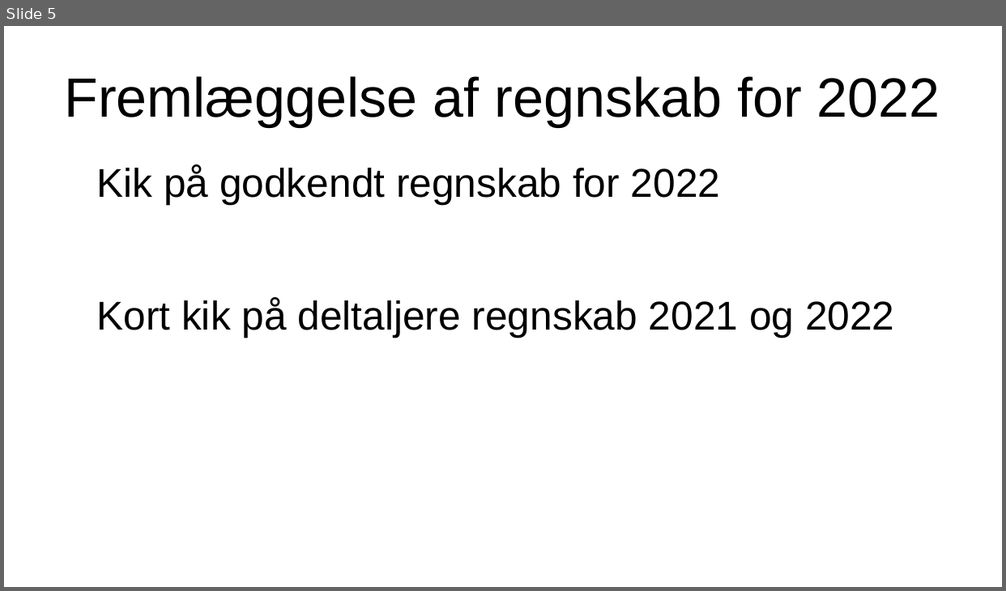
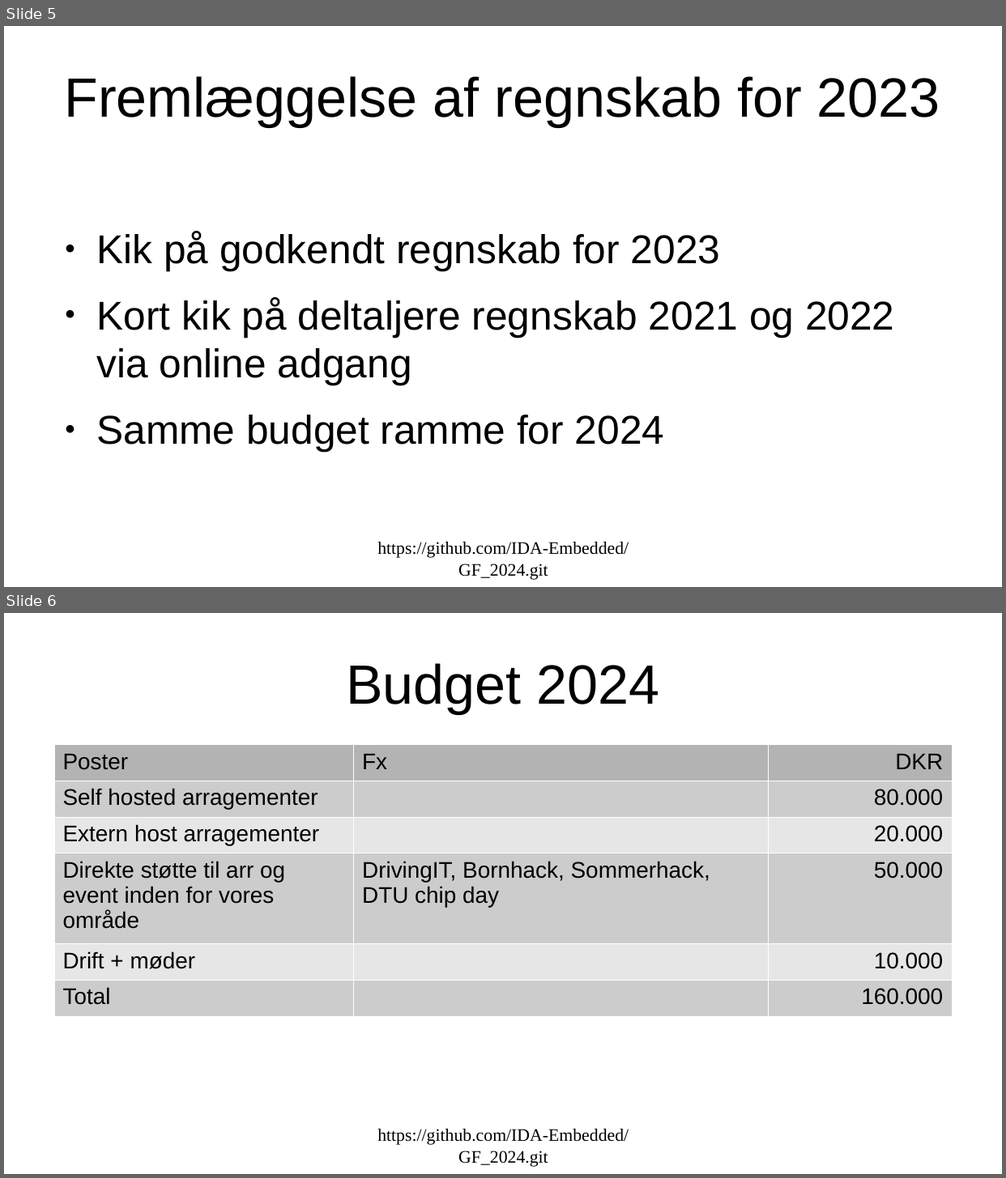
Before and after one commit to IDA-Embedded/GF_2024, a slide deck: IDA_embedded_GF_2024.odp. Shown one above the other, each under a label of ours: slide 5 before the commit, slides 5 and 6 after it. The pictures are 1006x591 and 1006x1178 pixels, drawn with LibreOffice and Linux fonts; fonts in the diff are those of the drawing. Boxes give left, top, right and bottom in pixels: in the first picture for what was removed or moved away, otherwise in the second. Text is boxed around its words. In the diff, an @@ line names an element or a change of style, - is before the commit and + after.

```diff
--- a/IDA_embedded_GF_2024.odp
+++ b/IDA_embedded_GF_2024.odp
@@ slide 6 added at <box>4,613,1002,1174</box>, background #FFFFFF @@
@@ title added at <box>346,663,659,714</box>, 44 pt, text #000000 @@
+Budget 2024
@@ table added at <box>53,744,953,1008</box>, 6 rows, 3 columns @@
+Poster | Fx | DKR
+Self hosted arragementer |  | 80.000
+Extern host arragementer |  | 20.000
+Direkte støtte til arr og event inden for vores område | DrivingIT, Bornhack, Sommerhack, DTU chip day | 50.000
+Drift + møder |  | 10.000
+Total |  | 160.000
@@ text added at <box>377,1129,629,1167</box>, 14 pt, text #000000 @@
+https://github.com/IDA-Embedded/GF_2024.git
@@ slide 5 changed as well @@
@@ title at <box>64,76,940,127</box>: text changed @@
-Fremlæggelse af regnskab for 2022
+Fremlæggelse af regnskab for 2023
@@ text at <box>96,231,894,451</box>: text changed @@
-Kik på godkendt regnskab for 2022
-Kort kik på deltaljere regnskab 2021 og 2022
+● Kik på godkendt regnskab for 2023
+● Kort kik på deltaljere regnskab 2021 og 2022 via online adgang
+● Samme budget ramme for 2024
@@ text added at <box>377,542,629,580</box>, 14 pt, text #000000 @@
+https://github.com/IDA-Embedded/GF_2024.git
```
Also in this commit, not shown: 5 other slides changed, 3 other slides added, 3 other files.
